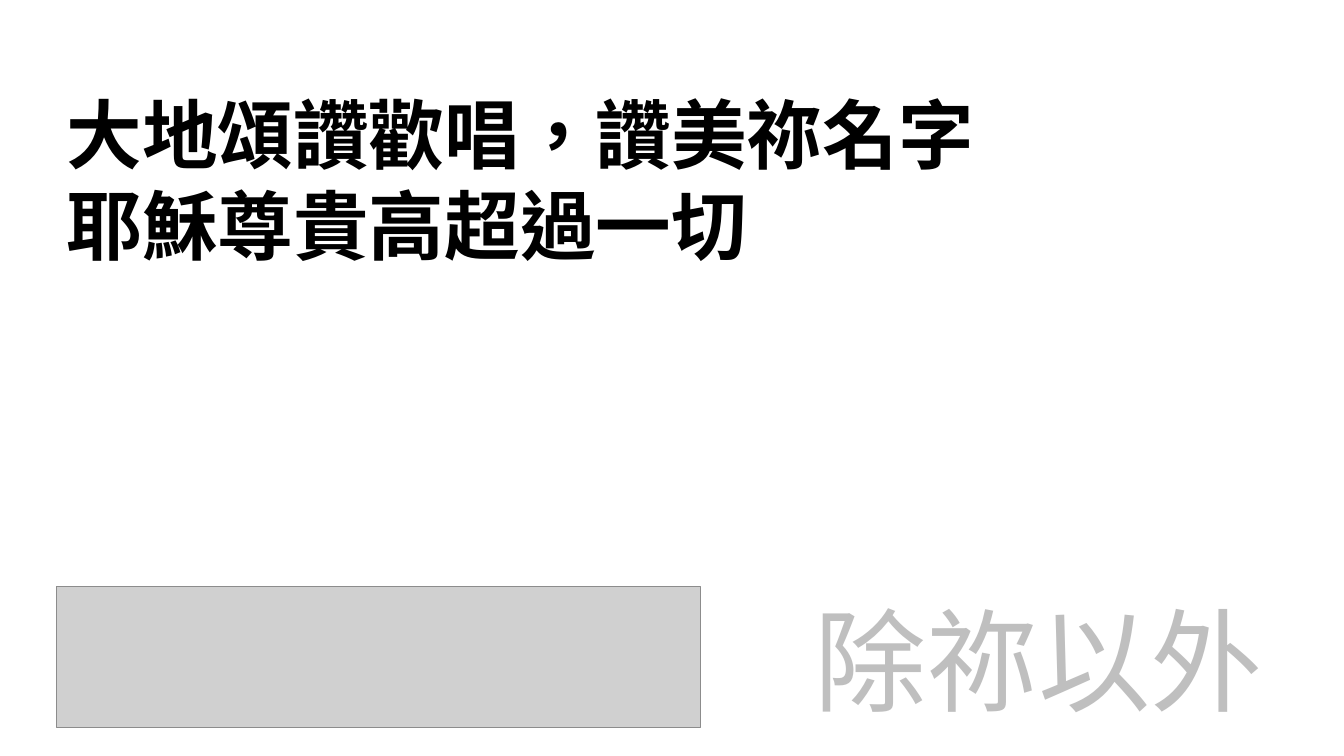
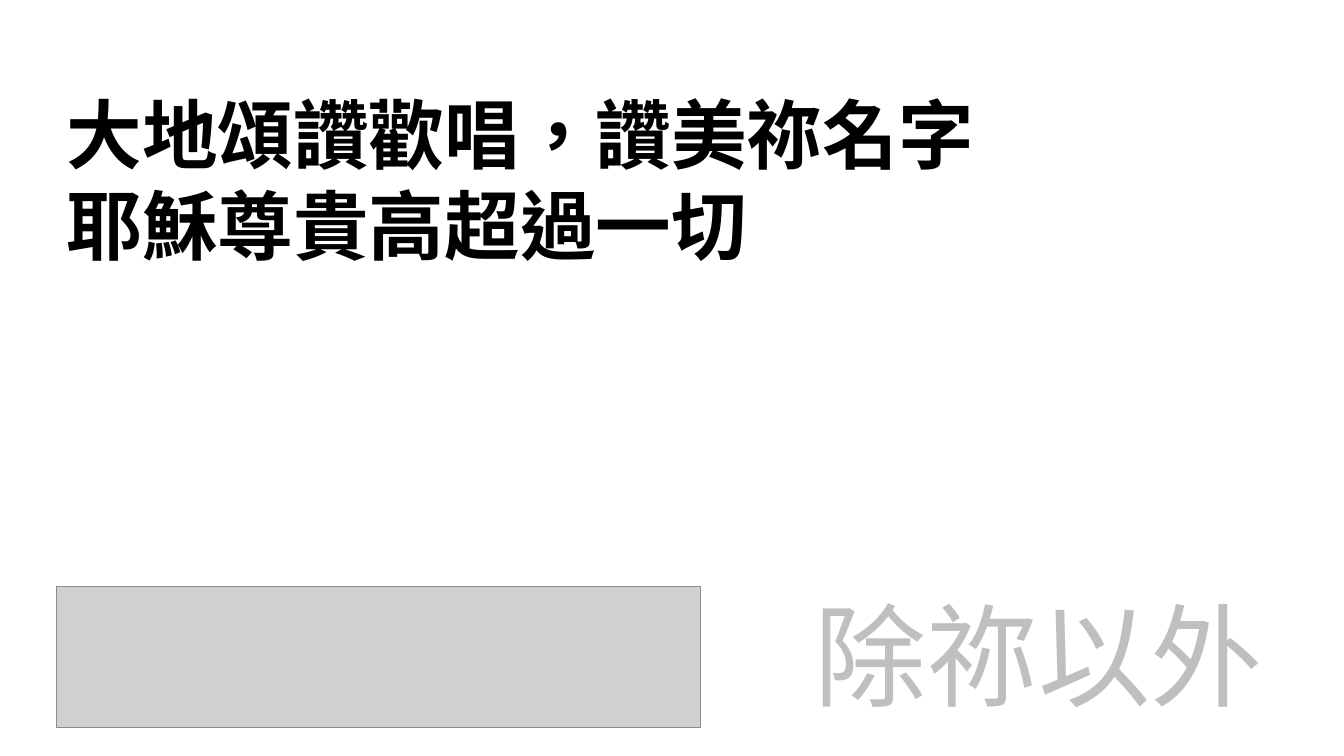
Before and after one commit to pangyan/ridiculands-references, a slide deck: slide 9 of hymns/20171008.pptx. Drawn at 1344x756 pixels with LibreOffice and Linux fonts; fonts in the diff are those of the drawing; grey boxes stand for pictures. Boxes give left, top, right and bottom in pixels: in the first picture for what was removed or moved away, otherwise in the second. Text is boxed around its words. In the diff, an @@ line names an element or a change of style, - is before the commit and + after.

```diff
--- a/hymns/20171008.pptx
+++ b/hymns/20171008.pptx
@@ text "除祢以外": place and size @@
-text "除祢以外" at <box>814,608,1262,712</box>
+text "除祢以外" at <box>814,603,1262,707</box>
```
Also in this commit, not shown: 2 other slides changed.
